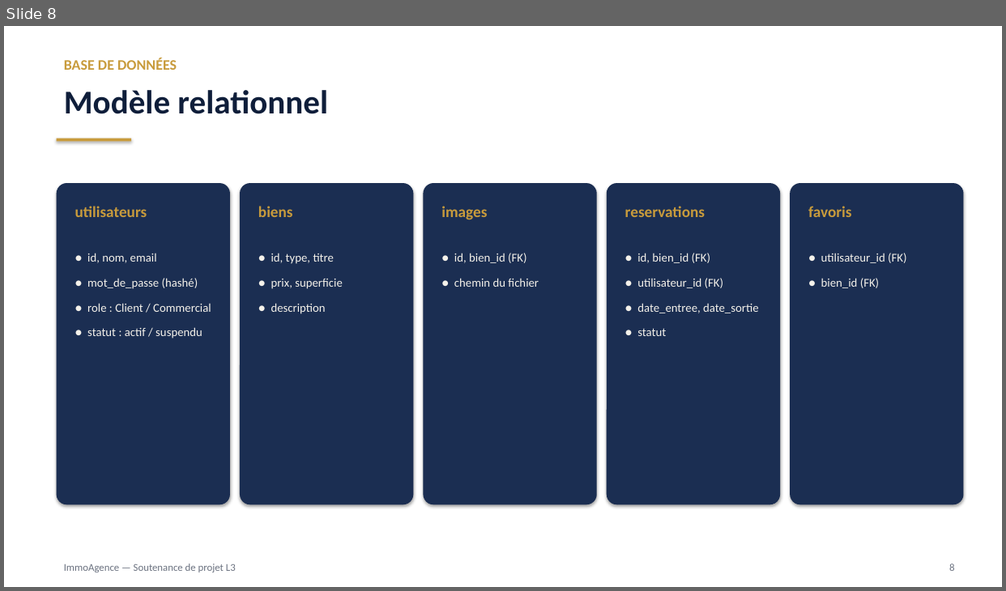
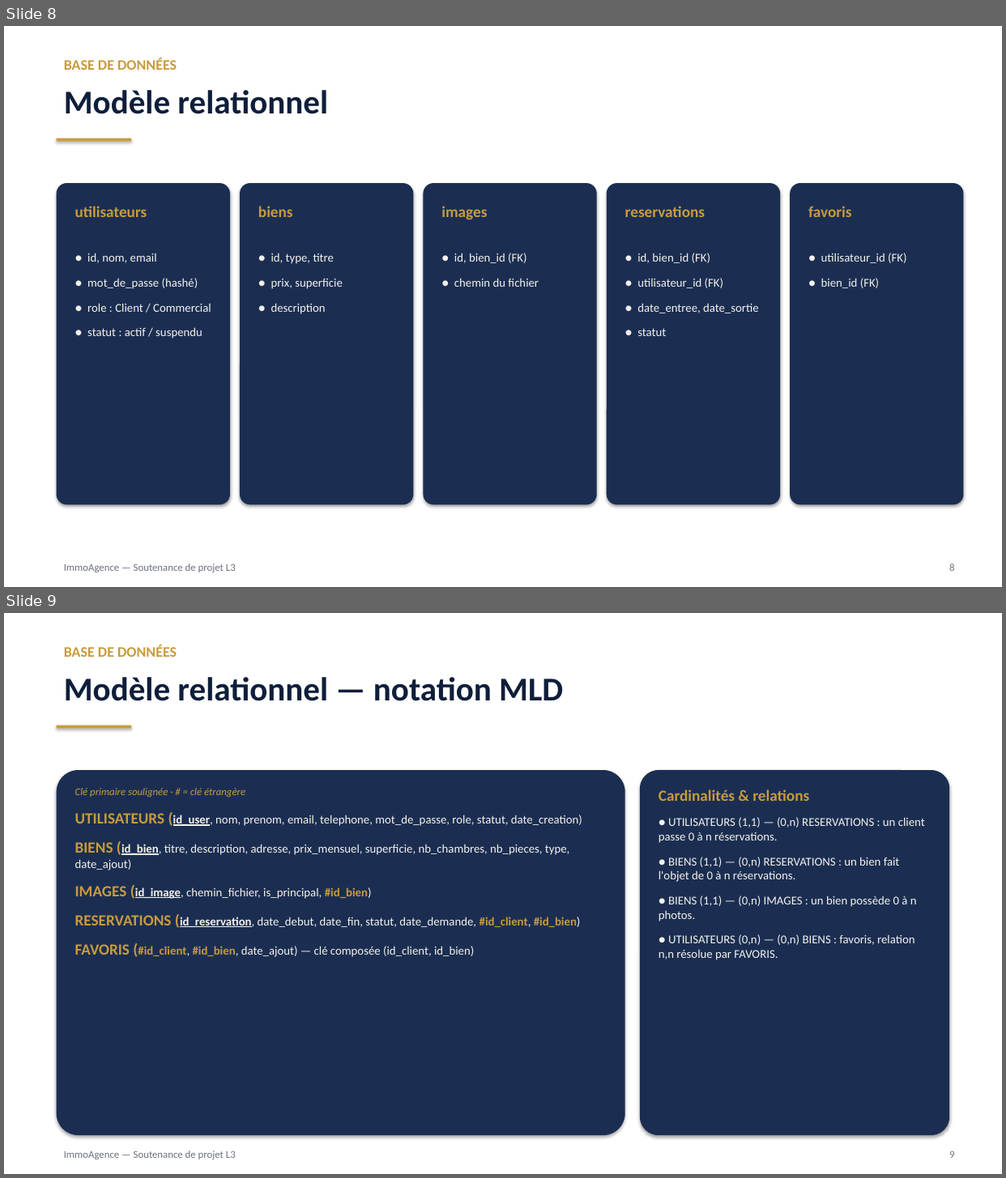
Before and after one commit to mbacke935/agence_immobiliere, a slide deck: ImmoAgence_Presentation.odp. Shown one above the other, each under a label of ours: slide 8 before the commit, slides 8 and 9 after it. The pictures are 1006x591 and 1006x1178 pixels, drawn with LibreOffice and Linux fonts; fonts in the diff are those of the drawing. Boxes give left, top, right and bottom in pixels: in the first picture for what was removed or moved away, otherwise in the second. Text is boxed around its words. In the diff, an @@ line names an element or a change of style, - is before the commit and + after.

```diff
--- a/ImmoAgence_Presentation.odp
+++ b/ImmoAgence_Presentation.odp
@@ slide 9 added at [4,613,1002,1174], background #FFFFFF @@
@@ rectangle added at [4,613,1002,1174], fill #FFFFFF @@
@@ text added at [64,645,177,657], 14 pt, text #C89B3C, bold @@
+BASE DE DONNÉES
@@ text added at [64,677,563,701], 32 pt, text #0F1E3A, bold @@
+Modèle relationnel — notation MLD
@@ rectangle added at [57,726,131,728], fill #C89B3C @@
@@ rounded rectangle added at [57,770,625,1135], fill #1B2E52 @@
@@ rounded rectangle added at [641,770,950,1135], fill #1B2E52 @@
@@ text added at [75,788,582,957], 11.5 pt, text #F4F1EA @@
+Clé primaire soulignée · # = clé étrangère
+UTILISATEURS (id_user, nom, prenom, email, telephone, mot_de_passe, role, statut, date_creation)
+BIENS (id_bien, titre, description, adresse, prix_mensuel, superficie, nb_chambres, nb_pieces, type, date_ajout)
+IMAGES (id_image, chemin_fichier, is_principal, #id_bien)
+RESERVATIONS (id_reservation, date_debut, date_fin, statut, date_demande, #id_client, #id_bien)
+FAVORIS (#id_client, #id_bien, date_ajout) — clé composée (id_client, id_bien)
@@ text added at [658,790,925,960], 11.5 pt, text #F4F1EA @@
+Cardinalités & relations
+● UTILISATEURS (1,1) — (0,n) RESERVATIONS : un client passe 0 à n réservations.
+● BIENS (1,1) — (0,n) RESERVATIONS : un bien fait l'objet de 0 à n réservations.
+● BIENS (1,1) — (0,n) IMAGES : un bien possède 0 à n photos.
+● UTILISATEURS (0,n) — (0,n) BIENS : favoris, relation n,n résolue par FAVORIS.
@@ text added at [64,1151,236,1160], 10 pt, text #6B7280 @@
+ImmoAgence — Soutenance de projet L3
@@ text added at [949,1151,954,1158], 10 pt, text #6B7280 @@
+9
```
Also in this commit, not shown: 4 slides changed.
